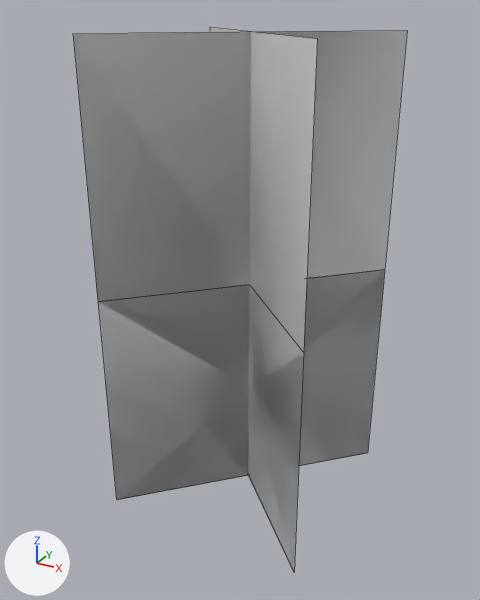
An edit to the Blender file models_src/props_minecraft/common/cross_block.blend, drawn before and after from the same camera.
The view is the same before and after, from a camera (50 mm lens) standing at (1.25, -2.36, 2.11) and looking at (-0.02, -0.04, 0.96). Arrows for +X, +Y and +Z are at lower left; the lights stay in place. The older version comes first. Mesh edges are drawn as thin lines.

The scene before the commit, as lines of its bpy script (objects in view):
```python
me_cross_block_01 = bpy.data.meshes.new('Cross Block 01')
me_cross_block_01.from_pydata([(0.457, -0.457, 1.016), (0.457, -0.457, 0.0), (-0.457, 0.457, 1.016), (-0.457, 0.457, 0.0), (0.457, 0.457, 1.016), (0.457, 0.457, 0.0), (-0.457, -0.457, 1.016), (-0.457, -0.457, 0.0)], [], [(0, 1, 3, 2), (4, 5, 7, 6)])
me_cross_block_01.materials.append(mat_cross_block_01)  # its picture is missing
me_tall_cross_block = bpy.data.meshes.new('Tall Cross Block')
me_tall_cross_block.from_pydata([(0.46, -0.46, 2.03), (0.46, -0.46, 0.0), (-0.46, 0.46, 2.03), (-0.46, 0.46, 0.0), (0.46, 0.46, 2.03), (0.46, 0.46, 0.0), (-0.46, -0.46, 2.03), (-0.46, -0.46, 0.0)], [], [(0, 1, 3, 2), (4, 5, 7, 6)])
me_tall_cross_block.materials.append(mat_tall_cross_block)  # its picture is missing
ob_cross_block_01 = bpy.data.objects.new('Cross Block 01', me_cross_block_01)
ob_cross_block_01.location = (0.0, 0.0, 0.0)
ob_cross_block_01.rotation_euler = (0.0, 0.0, -1.571)  # degrees (0, 0, -90)
_m = ob_cross_block_01.modifiers.new('Mirror', 'MIRROR')
_m.use_axis = (True, True, False)
ob_tall_cross_block = bpy.data.objects.new('Tall Cross Block', me_tall_cross_block)
ob_tall_cross_block.location = (0.0, 0.0, 0.0)
ob_tall_cross_block.rotation_euler = (0.0, 0.0, -1.571)  # degrees (0, 0, -90)
_m = ob_tall_cross_block.modifiers.new('Mirror', 'MIRROR')
_m.use_axis = (False, True, False)
```
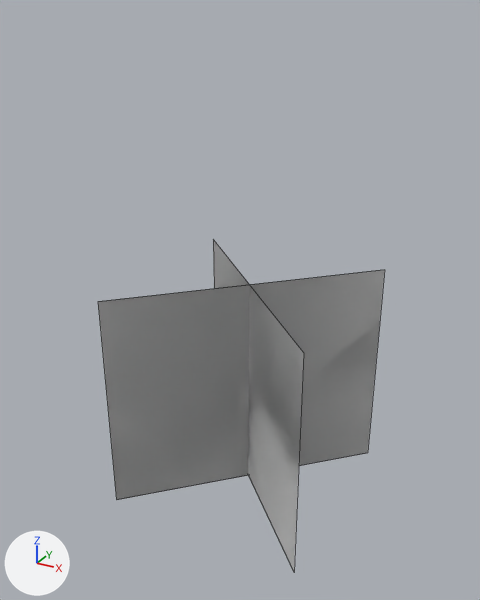
Patch to the scene script:
```diff
--- a/models_src/props_minecraft/common/cross_block.blend.py
+++ b/models_src/props_minecraft/common/cross_block.blend.py
@@ ob_tall_cross_block @@
 _m = ob_tall_cross_block.modifiers.new('Mirror', 'MIRROR')
 _m.use_axis = (False, True, False)
+ob_tall_cross_block.hide_set(True)
```

Location of each change, (x1, y1, x2, y2) in pixels of the pictures (480 x 600 px):
'Tall Cross Block', hidden
    before: (73, 27, 407, 568)
